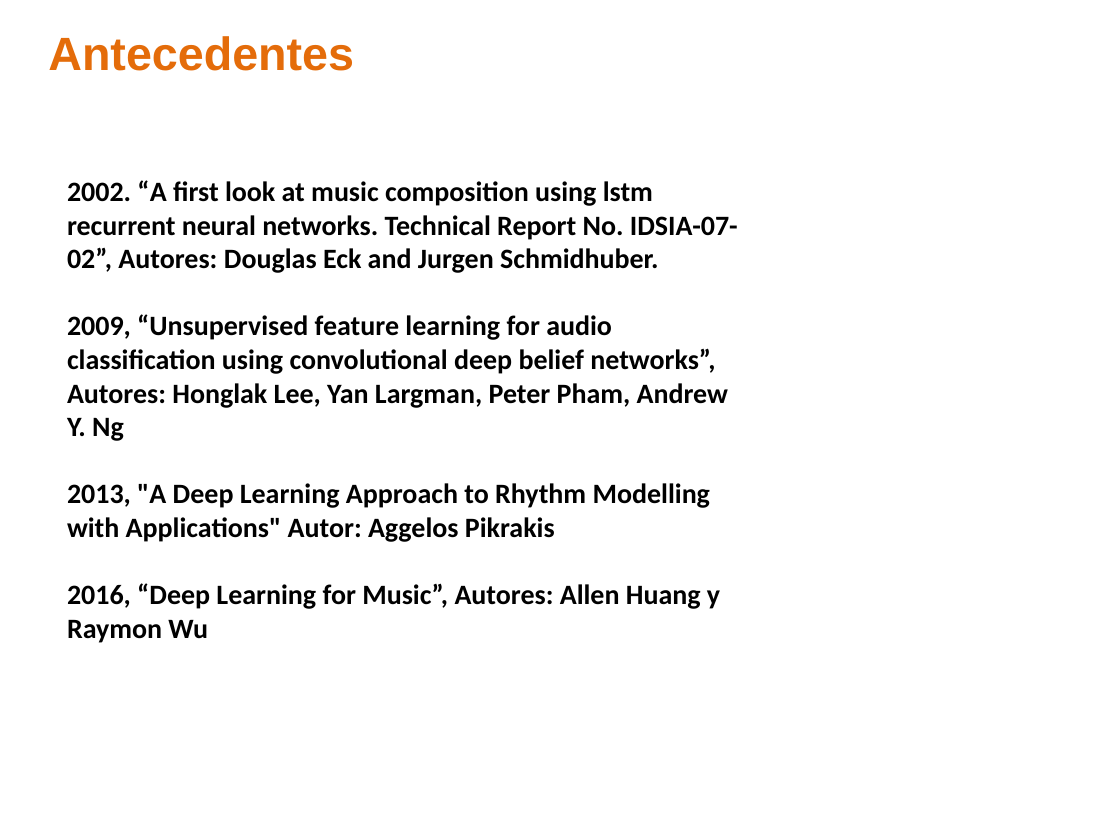
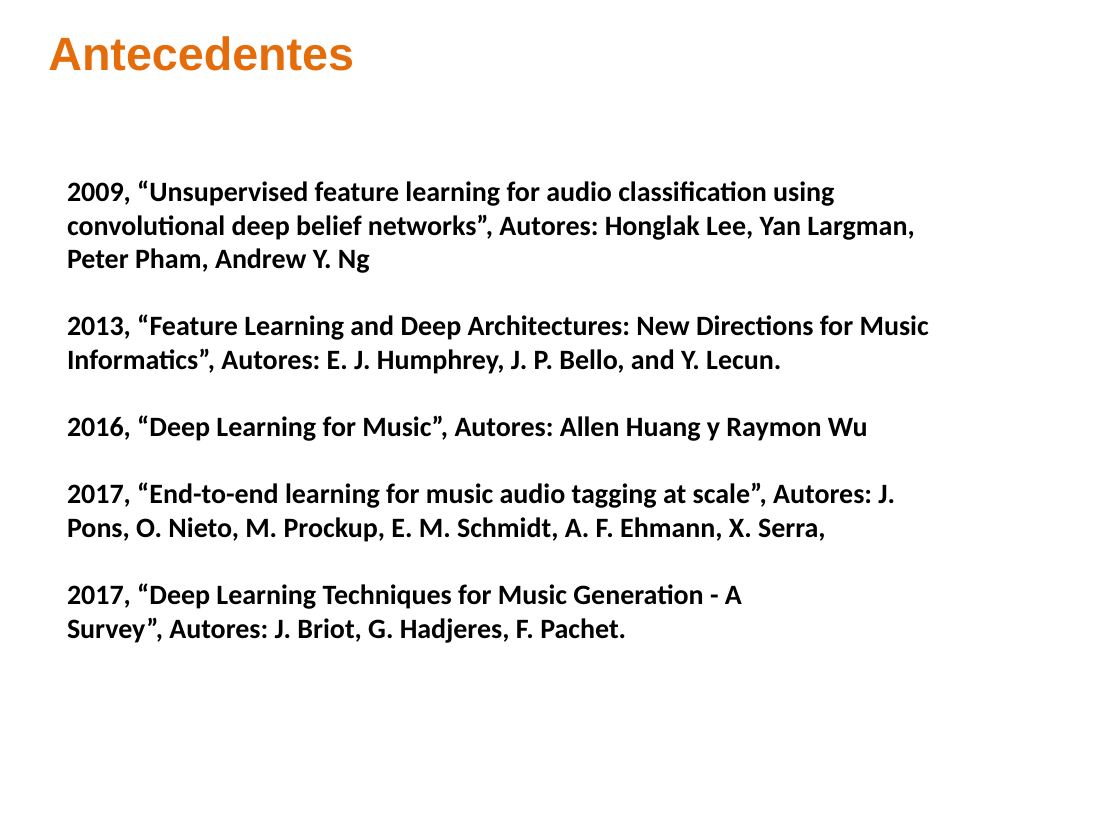
Before and after one commit to ealn/Tesis, a slide deck: slide 6 of documentos/Presentacion.pptx. Drawn at 1120x840 pixels with LibreOffice and Linux fonts; fonts in the diff are those of the drawing; background and template pictures are left out. Boxes give left, top, right and bottom in pixels: in the first picture for what was removed or moved away, otherwise in the second. Text is boxed around its words. In the diff, an @@ line names an element or a change of style, - is before the commit and + after.

```diff
--- a/documentos/Presentacion.pptx
+++ b/documentos/Presentacion.pptx
@@ text at [67,180,738,273]: paragraph removed @@
-2002. “A first look at music composition using lstm recurrent neural networks. Technical Report No. IDSIA-07-02”, Autores: Douglas Eck and Jurgen Schmidhuber.
@@ text at [67,314,929,374]: text changed @@
-2013, "A Deep Learning Approach to Rhythm Modelling with Applications" Autor: Aggelos Pikrakis
+2013, “Feature Learning and Deep Architectures: New Directions for Music Informatics”, Autores: E. J. Humphrey, J. P. Bello, and Y. Lecun.
@@ text at [67,482,895,643]: paragraphs added @@
+2017, “End-to-end learning for music audio tagging at scale”, Autores: J. Pons, O. Nieto, M. Prockup, E. M. Schmidt, A. F. Ehmann, X. Serra,
+2017, “Deep Learning Techniques for Music Generation - A
+Survey”, Autores: J. Briot, G. Hadjeres, F. Pachet.
```
Also in this commit, not shown: 2 other slides changed.
